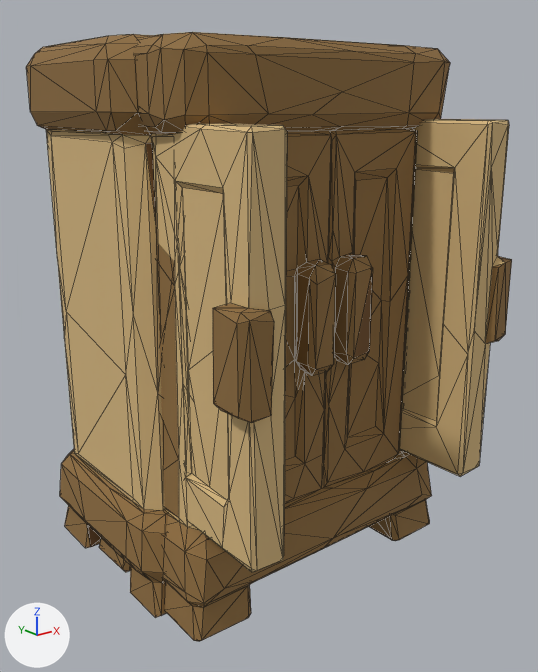
Before and after pictures for a commit that changed the glTF model assets/3d/reworked/prop_gift_wardrobe.glb.
Camera for both pictures: a camera (50 mm lens) standing at (-0.889, -1.103, 0.902) and looking at (-0.011, -0.006, 0.463). Lighting does not change. The marker at lower left points along +X, +Y and +Z. The picture after the commit comes second. Mesh edges are drawn as thin lines. Where no turn or scale is listed for an object, it has been applied to the vertices. Vertices at exactly the same position are counted once.

The first picture shows 'WardrobeBody', 'WardrobeDoorLeft', 'WardrobeDoorRight', 'geometry_0'.
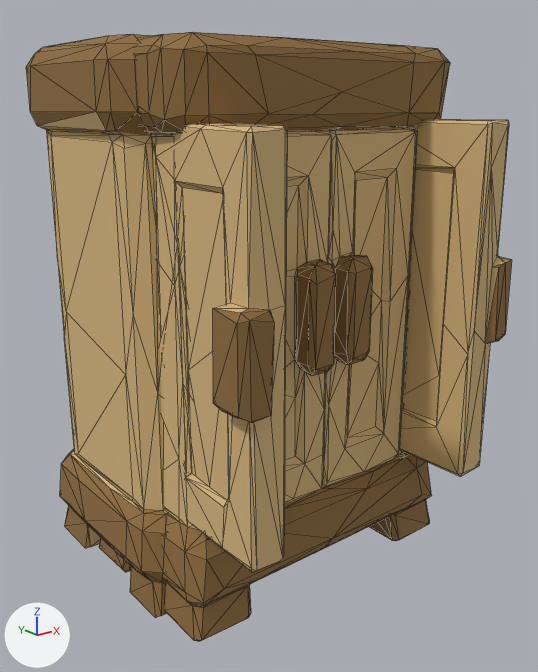
Where the newer file only moved an object's origin or applied its transform, the numbers keep the older frame.

Edits to the bpy script that builds the scene:
```text
Change me_geometry_0:
    where me_geometry_0.from_pydata(...)  # 502 vertices, 999 faces; spans x -0.317..0.317, y -0.204..0.204, z -0.5..0.5
    used by ob_geometry_0; location = (0.0, 0.0, 0.5)
    me_geometry_0 part 1: 8 faces spanning x 0.023..0.076, y -0.204..-0.157, z -0.053..0.143 switch from mat_wood (brown #704e28) to mat_wood_light (brown #8e6d3e)
    me_geometry_0 part 2: 336 faces spanning x -0.288..0.287, y -0.167..0.184, z -0.311..0.358 switch from mat_wood_light (brown #8e6d3e) to mat_sand_top (beige #d6b77f)
Change me_wardrobebodymesh:
    used by ob_wardrobebody; location = (0.0, 0.0, 0.5)
    remove me_wardrobebodymesh.from_pydata(...)  # 397 vertices, 760 faces; spans x -0.348..0.348, y -0.134..0.331, z -0.5..0.5
    add me_wardrobebodymesh.from_pydata(...)  # 368 vertices, 699 faces; spans x -0.348..0.348, y -0.089..0.331, z -0.5..0.5
    me_wardrobebodymesh part 3: 9 faces spanning x -0.331..0.317, y -0.067..0.236, z -0.499..0.358 switch from mat_wood (brown #704e28) to mat_sand_top (beige #d6b77f)
    me_wardrobebodymesh part 4: 86 faces spanning x -0.345..0.337, y -0.082..0.319, z -0.5..0.5 switch from mat_wood_light (brown #8e6d3e) to mat_sand_top (beige #d6b77f)
    edits to the shape of me_wardrobebodymesh do not show in these pictures
Change me_wardrobedoorleftmesh:
    used by ob_wardrobedoorleft; location = (-0.216, -0.04, 0.5)
    remove me_wardrobedoorleftmesh.from_pydata(...)  # 75 vertices, 130 faces; spans x -0.101..0.0, y -0.291..0.0, z -0.298..0.374
    add me_wardrobedoorleftmesh.from_pydata(...)  # 90 vertices, 162 faces; spans x -0.101..0.0, y -0.291..0.005, z -0.302..0.374
    me_wardrobedoorleftmesh part 5
    15 vertices are added at x -0.067..0.0, y -0.084..0.005, z -0.302..0.356
    32 new faces join them, mat_sand_top (beige #d6b77f)
    me_wardrobedoorleftmesh part 6: 11 faces spanning x -0.1..-0.041, y -0.291..-0.213, z -0.035..0.131 switch from mat_wood_light (brown #8e6d3e) to mat_sand_top (beige #d6b77f)
Change me_wardrobedoorrightmesh:
    used by ob_wardrobedoorright; location = (0.229, -0.035, 0.5)
    remove me_wardrobedoorrightmesh.from_pydata(...)  # 64 vertices, 110 faces; spans x -0.012..0.088, y -0.291..0.0, z -0.298..0.374
    add me_wardrobedoorrightmesh.from_pydata(...)  # 81 vertices, 139 faces; spans x -0.015..0.088, y -0.291..0.013, z -0.302..0.375
    me_wardrobedoorrightmesh part 7: 6 faces spanning x 0.038..0.086, y -0.291..-0.22, z -0.035..0.13 switch from mat_wood_light (brown #8e6d3e) to mat_sand_top (beige #d6b77f)
    edits to the shape of me_wardrobedoorrightmesh do not show in these pictures
```

Where the change shows, as pixel boxes [x1, y1, x2, y2] in the pictures (538 x 672 px):
'WardrobeBody', reshaped: before [26, 34, 188, 618]; after [26, 34, 169, 618]
'WardrobeDoorLeft', reshaped: before [156, 124, 287, 572]; after [151, 124, 287, 572]
part 1 of me_geometry_0, recoloured: [341, 255, 373, 358] in both
part 2 of me_geometry_0, recoloured (brown to beige): [155, 128, 417, 518] in both
part 3 of me_wardrobebodymesh, recoloured: [87, 142, 165, 547] in both
part 4 of me_wardrobebodymesh, recoloured: [38, 112, 168, 546] in both
part 5 of me_wardrobedoorleftmesh, added (beige): after [151, 133, 188, 360]
part 6 of me_wardrobedoorleftmesh, recoloured (brown to beige): [214, 303, 270, 313] in both
part 7 of me_wardrobedoorrightmesh, recoloured: [486, 258, 512, 338] in both
